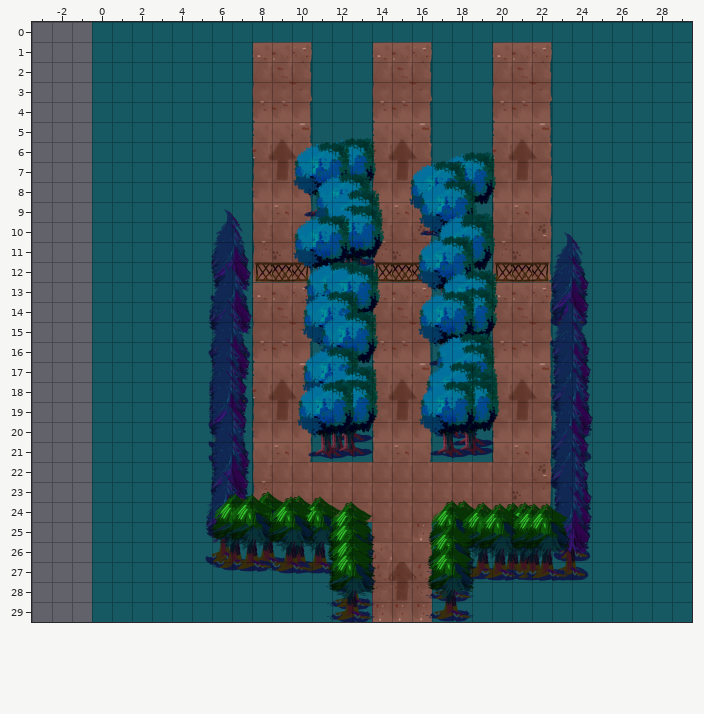
Tiled map -- assets/maps/medium6.tmx. Above: the version before the commit.
Cells are 128x128 px. Shown: x -3..29, y 0..29.
After:
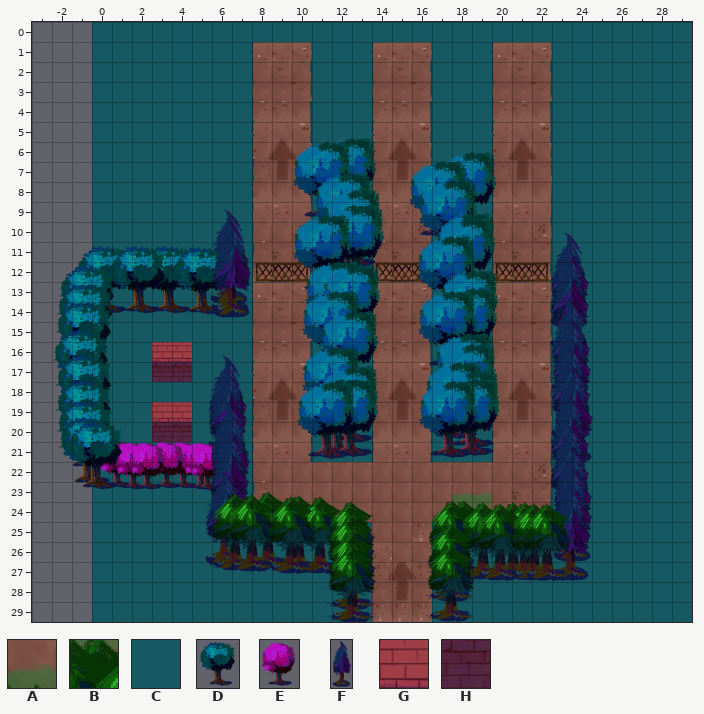
Key: from "decorations-2": A 77, B 89; from "path-3": C 10; from "trees": D 0 "tree1", E 4 "tree5", F 5 "tree6"; from "walls-1": G 8; from "walls-2": H 26.
_ is an empty cell, . an unchanged one.
Objects are placed by their top-left corner, in cells (3,4 is the top-left corner of cell 3,4); size is 1x1 cell unless given.
See-through tiles are keyed as they look on the map.
The commit says: Modified medium6 Added "timeToOpen" property to Door.
Changes in this commit:
--- layer "ground"
@@ x 3..4 @@
-16 CC
-17 CC
+16 GG
+17 HH
@@ x 3..4 @@
-19 CC
-20 CC
+19 GG
+20 HH
--- layer "decorations"
@@ x 18..19 @@
-23 __
-24 __
+23 AA
+24 BB
--- layer "images"
-F "tree6" at 5.6,12 size 2.2x5
+F "tree6" at 5.8,9.7 size 2.2x5
+D "tree1" at -1,11 size 3.2x3.7
+D "tree1" at 2.2,11.1 size 3.2x3.7
+D "tree1" at 0.8,11.1 size 3.2x3.7
+D "tree1" at 3.9,11.1 size 3.2x3.7
+D "tree1" at -1.8,12.1 size 3.2x3.7
+D "tree1" at -1.9,13 size 3.2x3.7
+D "tree1" at -1.9,13.9 size 3.2x3.7
+D "tree1" at -2.1,15.3 size 3.2x3.7
+D "tree1" at -2,16.5 size 3.2x3.7
+D "tree1" at -2,17.8 size 3.2x3.7
+D "tree1" at -1.9,18.8 size 3.2x3.7
+D "tree1" at -1.8,19.6 size 3.2x3.7
+E "tree5" at 0.2,20.8 size 2.1x2.6
+E "tree5" at 3.6,20.8 size 2.1x2.6
+E "tree5" at 2.7,20.8 size 2.1x2.6
+E "tree5" at 1.1,20.9 size 2.1x2.6
+E "tree5" at 1.8,20.9 size 2.1x2.6
+E "tree5" at 4.5,20.9 size 2.1x2.6
+D "tree1" at -1.4,19.9 size 3.2x3.7
+E "tree5" at 4.7,21 size 2.1x2.6
-F "tree6" at 5.9,12.1 size 2.2x5
-F "tree6" at 5.7,13.8 size 2.2x5
-F "tree6" at 5.8,14.4 size 2.2x5
-F "tree6" at 5.6,15.6 size 2.2x5
Where, in picture pixels (left, top, right, bottom), the same in both pictures:
changed: (53, 218, 252, 491)
added: (452, 491, 492, 510)
